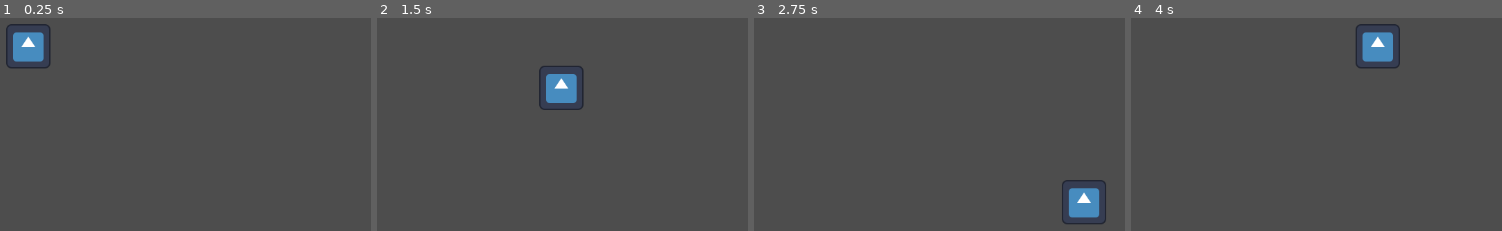
Above: before the commit, frames 1-4 (left to right).
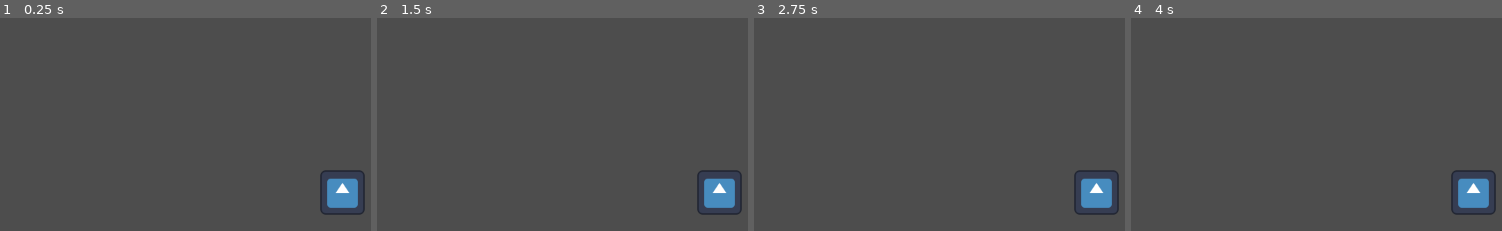
Above: after the commit, the same moments.

Repository: jsaur92/edamame
Game: Godot game, scene res://scenes/game/game.tscn
Two runs of this game, one before a commit and one after it. Both use one fixed random seed, a clock stepped at 60 frames per second and the inputs below. This scene is started directly instead of the project's main scene. The engine's default icon, where the game draws it, is replaced by a stand-in: a white triangle on a blue panel in a dark square.
Inputs:
- Up to frame 1 (0.25 s): no input
- Up to frame 2 (1.5 s): tap Enter at 0.5 s; hold D (right) 0.53-1.28 s; tap Space (interact) at 0.6, 1.35 s; hold S (down) from 1.28 s (still down)
- Up to frame 3 (2.75 s): release S (down) at 2.03 s; hold D (right) from 2.03 s (still down); tap Space (interact) at 2.1 s
- Up to frame 4 (4 s): release D (right) at 2.78 s; hold W (up) 2.78-3.53 s; tap Space (interact) at 2.85, 3.6 s; hold A (left) from 3.53 s (still down)

The runs differ from the first frame. In frame 1, 3.0% of the frame differs, in the area x 1-99%, y 2-93%; in frame 2, 3.1%, in the area x 43-99%, y 22-93%; in frame 3, 2.0%; in frame 4, 3.1%.
Error in both runs: Invalid call. Nonexistent function 'get_environment' in base 'Nil'. (res://scripts/nodes/game.gd:14)

Commit message:
basic implementation of 'say' and 'give' commands

Diff:
--- a/assets/resources/test_game.tres
+++ b/assets/resources/test_game.tres
@@ -121,6 +121,7 @@
 
 [sub_resource type="Resource" id="Resource_xlbx8"]
 script = ExtResource("20_4fm7p")
+item_uid = 7354654
 metadata/_custom_type_script = "uid://bawoprftpfsep"
 
 [sub_resource type="Resource" id="Resource_slmo7"]
--- a/scenes/game/game.tscn
+++ b/scenes/game/game.tscn
@@ -12,6 +12,9 @@
 grow_vertical = 2
 script = ExtResource("1_7h61r")
 
-[node name="DialogUI" parent="." unique_id=764160478 instance=ExtResource("2_7h61r")]
+[node name="CanvasLayer" type="CanvasLayer" parent="." unique_id=798174316]
+process_mode = 3
+
+[node name="DialogUI" parent="CanvasLayer" unique_id=764160478 instance=ExtResource("2_7h61r")]
 visible = false
-layout_mode = 1
+z_index = 100
--- a/scenes/game/player.tscn
+++ b/scenes/game/player.tscn
@@ -16,3 +16,5 @@
 [node name="Sprite2D" type="Sprite2D" parent="." unique_id=2038675516]
 scale = Vector2(0.5, 0.5)
 texture = ExtResource("2_bkoau")
+
+[node name="Camera2D" type="Camera2D" parent="." unique_id=1434650605]
--- /dev/null
+++ b/scripts/globals/game_data_access.gd
@@ -0,0 +1,11 @@
+class_name GameDataAccess
+
+static var game_data : GameData
+
+
+static func get_game_data() -> GameData:
+	return game_data
+
+
+static func set_game_data(gd : GameData) -> void:
+	game_data = gd
--- a/scripts/nodes/command_manager.gd
+++ b/scripts/nodes/command_manager.gd
@@ -12,9 +12,6 @@
 
 func set_dialog_ui(d:DialogUI):
 	dialog_ui = d
-
-func _process(delta: float) -> void:
-	print(current_node)
 
 func set_current_node(node:CommandNode):
 	current_node = node
@@ -31,6 +28,7 @@
 ## Execute the current command. Read the data from the CommandNode's Command,
 ## then do something about it.
 func execute() -> void:
+	get_tree().paused = true
 	if current_node != null:
 		var command = current_node.command
 		if command is CommandSay:
@@ -50,6 +48,7 @@
 		execute()
 	else:
 		current_node = null
+		get_tree().paused = false
 
 
 func execute_say(command:CommandSay):
--- a/scripts/nodes/dialog_ui.gd
+++ b/scripts/nodes/dialog_ui.gd
@@ -31,11 +31,11 @@
 
 func give(command:CommandGive) -> void:
 	display(true)
-	text.text = "You got " + command.item.name + "!"
+	text.text = "You got " + command.get_item().name + "!"
 
 func take(command:CommandTake) -> void:
 	display(true)
-	text.text = "I request 1 " + command.item.name + "."
+	text.text = "I request 1 " + command.get_item().name + "."
 
 func _input(event: InputEvent) -> void:
 	if Input.is_action_just_pressed("interact") and active:
--- a/scripts/nodes/menus/main_menu.gd
+++ b/scripts/nodes/menus/main_menu.gd
@@ -13,6 +13,7 @@
 
 func _on_file_dialog_file_selected(path: String) -> void:
 	game_data = load(path)
+	GameDataAccess.set_game_data(game_data)
 	set_game_text()
 	enable_buttons()
 
--- a/scripts/resources/game_data/commands/command_give.gd
+++ b/scripts/resources/game_data/commands/command_give.gd
@@ -2,13 +2,17 @@
 extends Command
 ## Command for an Object to give an item to the Player.
 
-## The ObjectData of the item to give. Should only accept Objects with
+## The index in ObjectLibrary of the ObjectData of the item to give. Should only accept Objects with
 ## the Item modifier (ModItem).
-@export var item : ObjectData
+@export var item_uid : int
 
-func _init(_item:ObjectData=null) -> void:
-	item = Validate.item(_item)
+func _init(_item:int=-1) -> void:
+	item_uid = _item
 
 
 func _to_string() -> String:
-	return "Give \"" + str(item) + "\""
+	return "Give Item with uid " + str(item_uid) + "."
+
+
+func get_item() -> ObjectData:
+	return GameDataAccess.get_game_data().object_library.get_object(item_uid)
--- a/scripts/resources/game_data/commands/command_take.gd
+++ b/scripts/resources/game_data/commands/command_take.gd
@@ -5,13 +5,13 @@
 ## Prompts the Player to give the requested item. The Player may choose to give
 ## or not give the item if they have it.
 
-## The ObjectData of the item to request. Should only accept Objects with
+## The index in ObjectLibrary of the ObjectData of the item to request. Should only accept Objects with
 ## the Item modifier (ModItem).
-@export var item : ObjectData
+@export var item_uid : int
 
-func _init(_item:ObjectData=null) -> void:
-	item = Validate.item(_item)
+func _init(_item:int=-1) -> void:
+	item_uid = _item
 
 
 func _to_string() -> String:
-	return "Take \"" + str(item) + "\""
+	return "Take Item with uid " + str(item_uid) + "."
--- a/scripts/resources/game_data/objects/object_library.gd
+++ b/scripts/resources/game_data/objects/object_library.gd
@@ -8,10 +8,16 @@
 func _init(_objects:Dictionary[int, ObjectData]={}) -> void:
 	objects = _objects
 
+
 ## Add an object to the Objects library
 func add_object(object:ObjectData):
 	objects.set(object.uid, object)
 
+
 ## Remove an object from the Objects library
 func remove_object(object:ObjectData):
 	objects.erase(object.uid)
+
+
+func get_object(key:int) -> ObjectData:
+	return objects[key]
Not shown, added: scripts/globals/game_data_access.gd.uid
